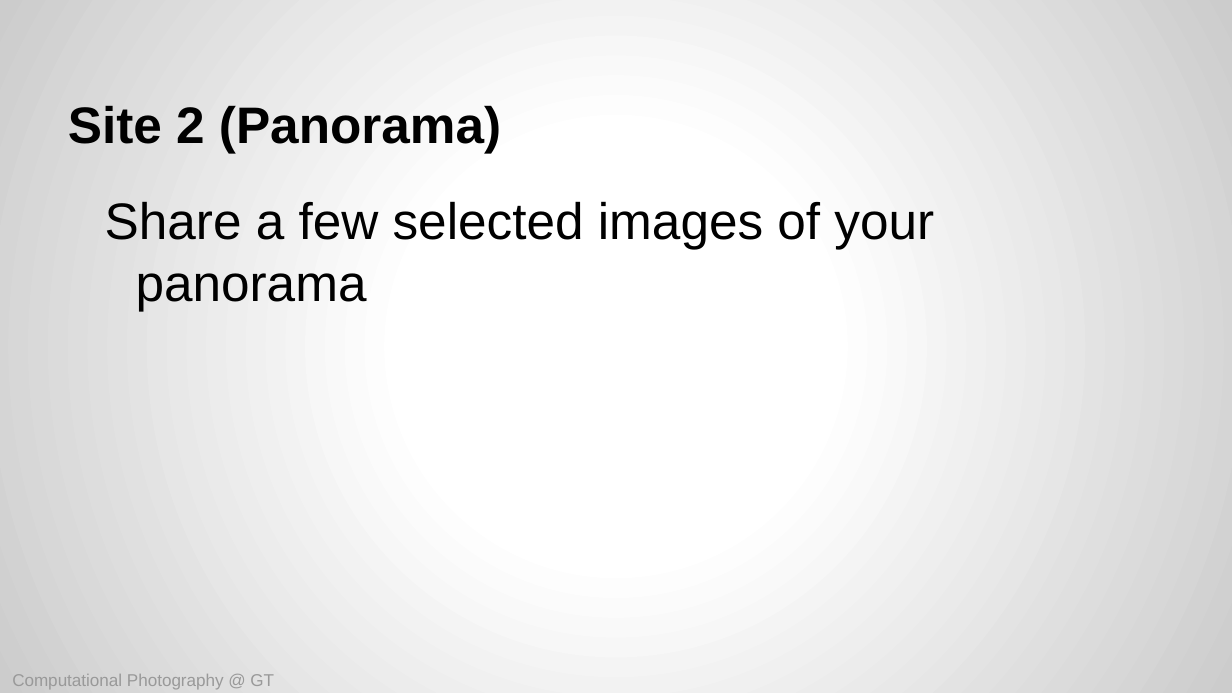
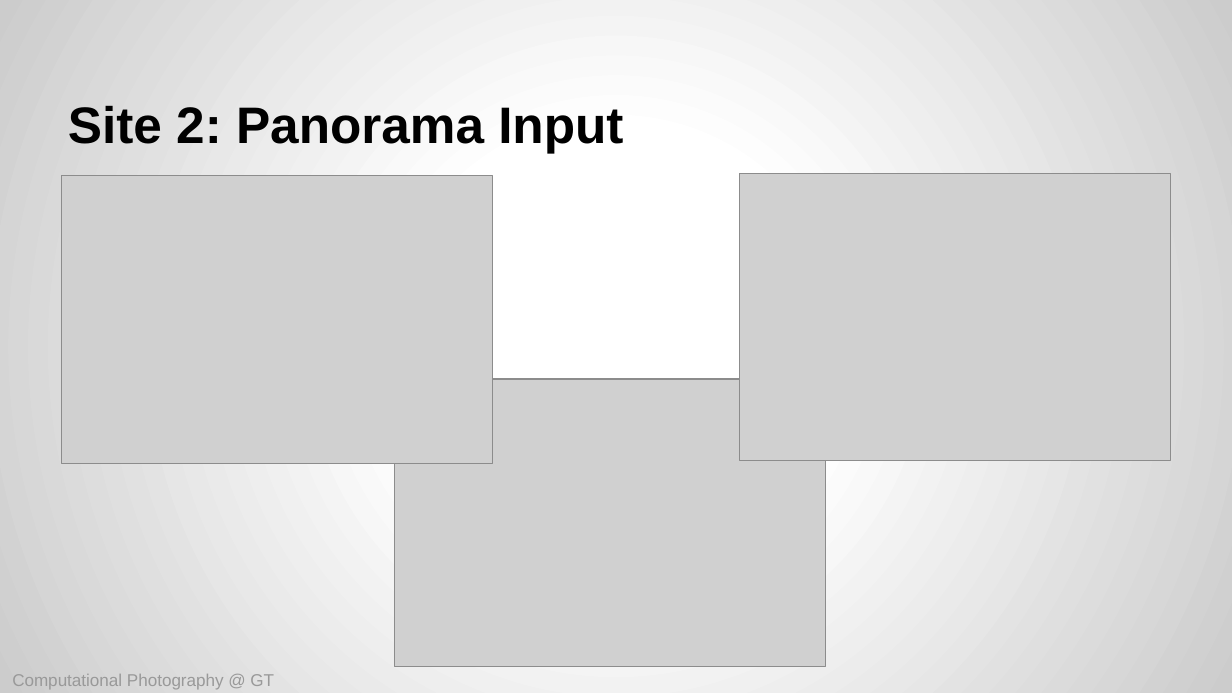
Before and after one commit to reachkrishnaraj/computational-photography, a slide deck: slide 6 of assignments/hw10/CompPhoto-GT-A10-Template.pptx. Drawn at 1232x693 pixels with LibreOffice and Linux fonts; fonts in the diff are those of the drawing; grey boxes stand for pictures. Boxes give left, top, right and bottom in pixels: in the first picture for what was removed or moved away, otherwise in the second. Text is boxed around its words. In the diff, an @@ line names an element or a change of style, - is before the commit and + after.

```diff
--- a/assignments/hw10/CompPhoto-GT-A10-Template.pptx
+++ b/assignments/hw10/CompPhoto-GT-A10-Template.pptx
@@ title at (68, 106, 623, 153): text changed @@
-Site 2 (Panorama)
+Site 2: Panorama Input
@@ picture added at (62, 176, 493, 463) @@
@@ picture added at (739, 174, 1170, 461) @@
@@ text removed at (105, 201, 934, 311) @@
-Share a few selected images of your panorama
@@ picture added at (394, 379, 825, 667) @@
```
Also in this commit, not shown: 2 other slides changed, 3 slides added, 3 slides removed.
